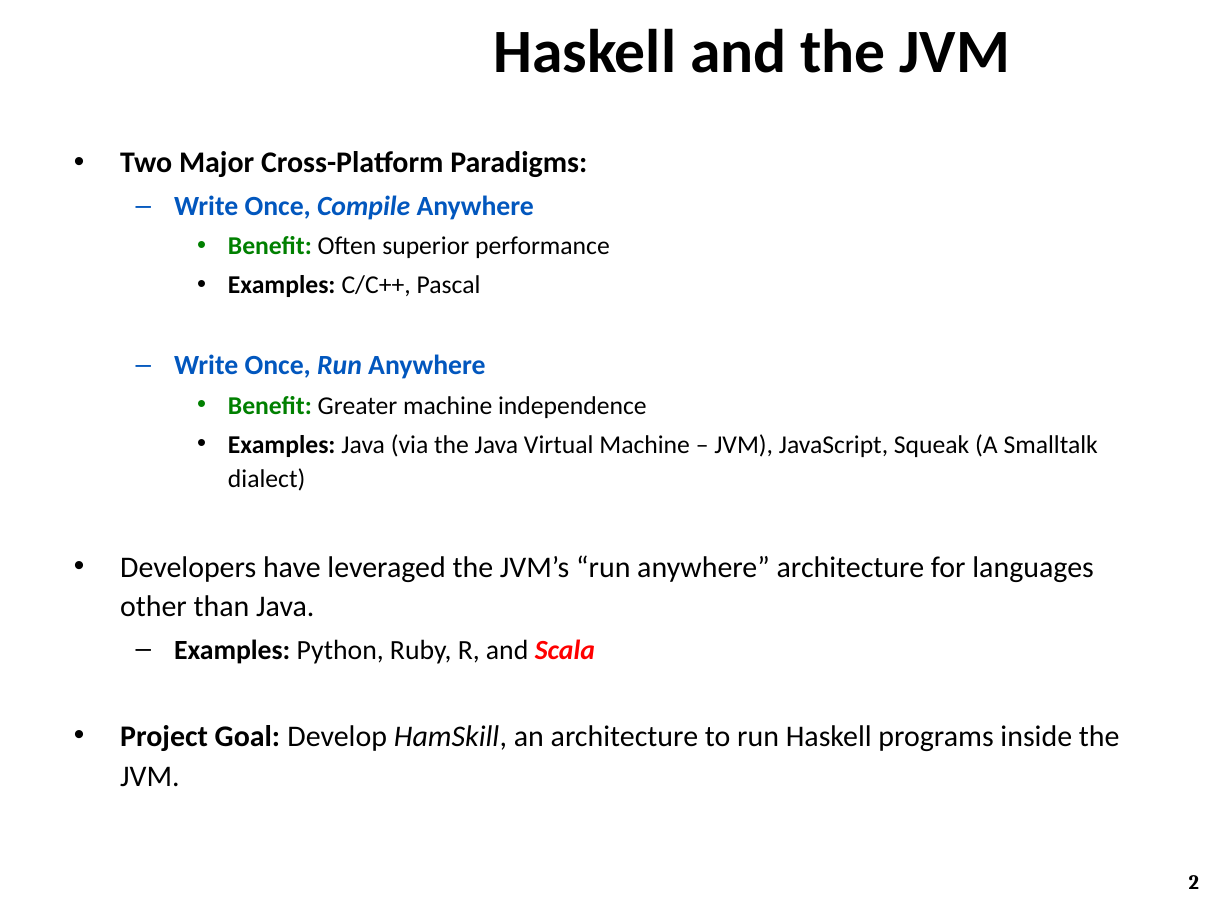
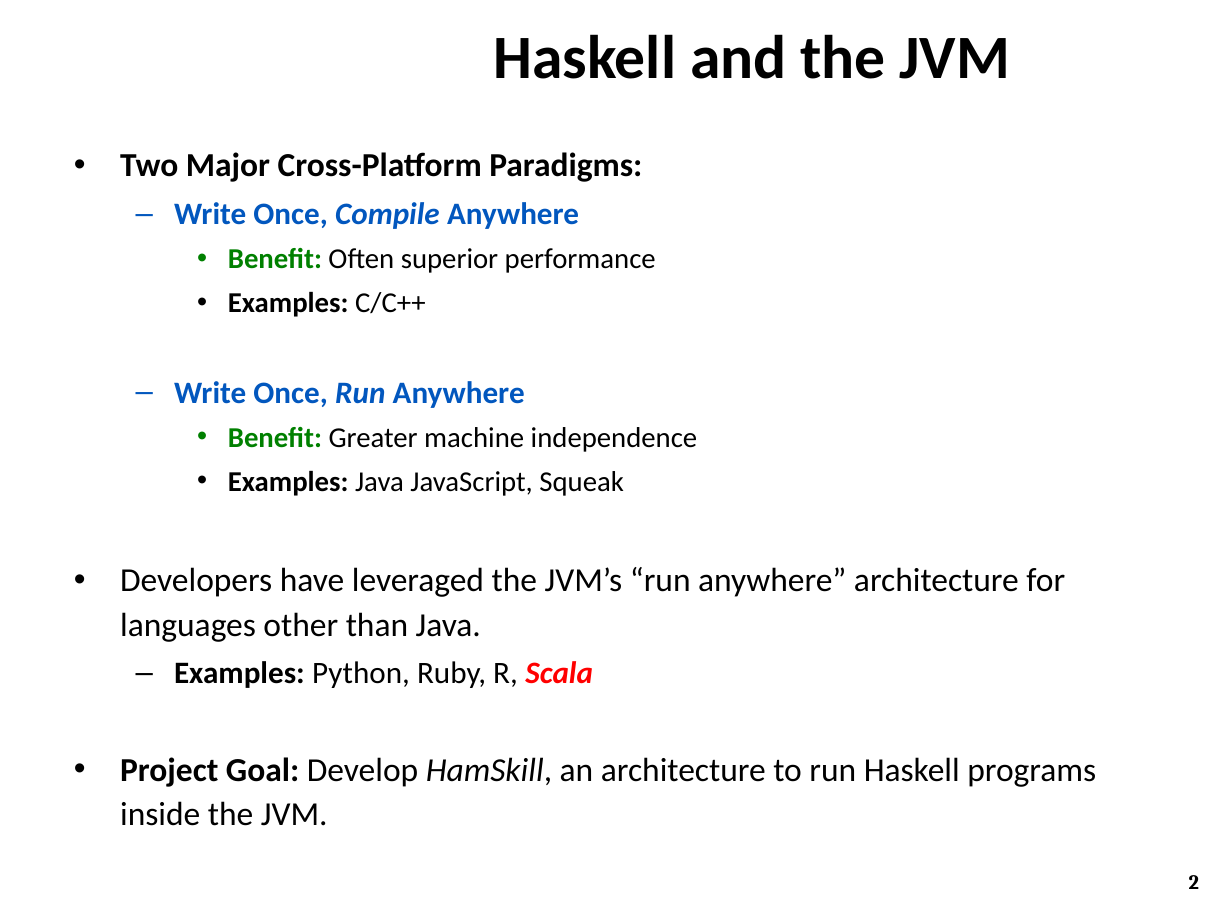
Before and after one commit to ZaydH/CS252, a slide deck: slide 2 of Project/Project_Presentation/Zayd_Hammoudeh_-_HamSkill_Run_Haskell_Anywhere.pptx. Drawn at 1232x924 pixels with LibreOffice and Linux fonts; fonts in the diff are those of the drawing; background and template pictures are left out. Boxes give left, top, right and bottom in pixels: in the first picture for what was removed or moved away, otherwise in the second. Text is boxed around its words. In the diff, an @@ line names an element or a change of style, - is before the commit and + after.

Commit message:
Reworking the project presentation slides for short time and simplifer overview.

```diff
--- a/Project/Project_Presentation/Zayd_Hammoudeh_-_HamSkill_Run_Haskell_Anywhere.pptx
+++ b/Project/Project_Presentation/Zayd_Hammoudeh_-_HamSkill_Run_Haskell_Anywhere.pptx
@@ title "Haskell and the JVM": place and size @@
-title "Haskell and the JVM" at [493,28,1011,73]
+title "Haskell and the JVM" at [493,34,1011,79]
@@ text at [120,152,1096,826]: size 17.5 to 19.6 pt in "Two Major Cross-Platform Paradigms:", "Developers have leveraged the JVM’s “run anywhere” ...", "Project Goal: Develop HamSkill, an architecture to ..."; size 16.2 to 18.2 pt in "Write Once, Compile Anywhere", "Write Once, Run Anywhere"; size 15 to 16.8 pt in "Benefit: Often superior performance", "Benefit: Greater machine independence" @@
@@ text at [228,291,426,317]: text changed; size 15 to 16.8 pt; bold on @@
-    • Examples: C/C++, Pascal
+    • Examples: C/C++
@@ text at [228,470,624,496]: text changed; size 15 to 16.8 pt @@
-    • Examples: Java (via the Java Virtual Machine – JVM), JavaScript, Squeak (A Smalltalk dialect)
+    • Examples: Java JavaScript, Squeak
@@ text at [174,661,593,688]: text changed; size 16.2 to 18.2 pt; bold on @@
-  – Examples: Python, Ruby, R, and Scala
+  – Examples: Python, Ruby, R, Scala
```
Also in this commit, not shown: 4 other slides changed, 8 slides removed.
